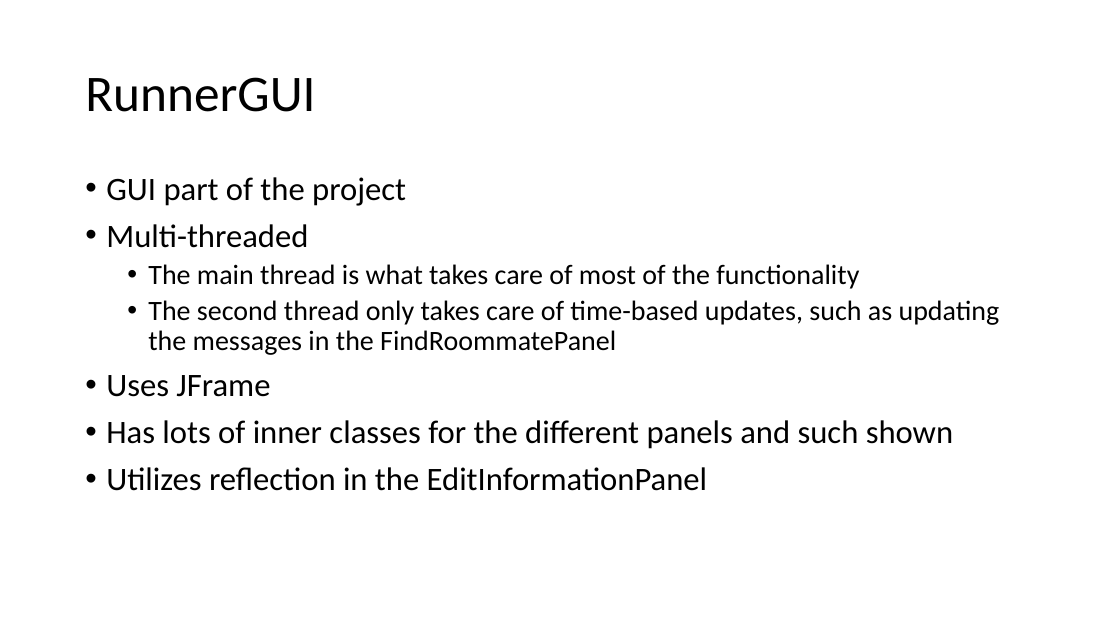
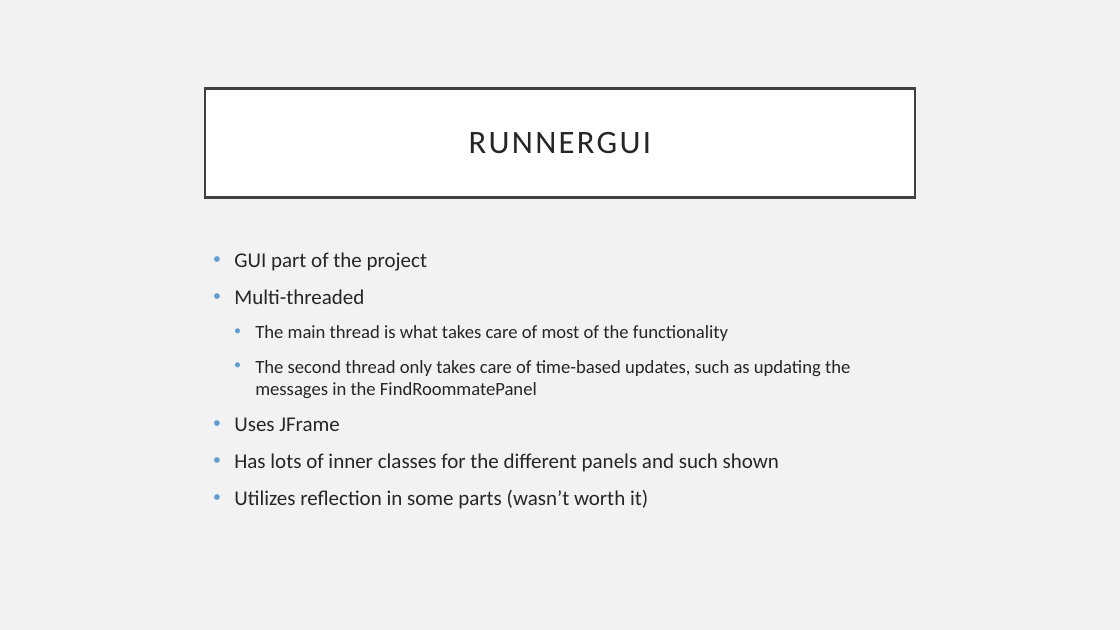
Before and after one commit to Androidrox/CollegeConnect, a slide deck: slide 6 of Presentation for Monday - CollegeConnect.pptx (slide 3 before the commit). Drawn at 1120x630 pixels with LibreOffice and Linux fonts; fonts in the diff are those of the drawing. Boxes give left, top, right and bottom in pixels: in the first picture for what was removed or moved away, otherwise in the second. Text is boxed around its words. In the diff, an @@ line names an element or a change of style, - is before the commit and + after.

```diff
--- a/Presentation for Monday - CollegeConnect.pptx
+++ b/Presentation for Monday - CollegeConnect.pptx
@@ background #FFFFFF to #F2F2F2 @@
@@ title "RUNNERGUI": place and size @@
-title "RUNNERGUI" at box(85, 77, 315, 112)
+title "RUNNERGUI" at box(205, 88, 915, 197)
@@ title "RUNNERGUI" at box(205, 88, 915, 197): fill none to #FFFFFF; outline none to #404040 2.5 pt @@
@@ title at box(469, 132, 651, 154): text changed; size 44 to 28 pt; text colour #000000 to #262626 @@
-RunnerGUI
+RUNNERGUI
@@ text "GUI part of the project": place and size @@
-text "GUI part of the project" at box(106, 177, 1000, 491)
+text "GUI part of the project" at box(234, 252, 850, 509)
@@ text at box(234, 252, 850, 472): size 28 to 18 pt in "GUI part of the project", "Multi-threaded", "Uses JFrame", "Has lots of inner classes for the ..."; text colour #000000 to #262626 in "GUI part of the project", "Multi-threaded", "The main thread is what takes care ...", "The second thread only takes care of ..." and 2 more places; size 24 to 16 pt in "The main thread is what takes care ...", "The second thread only takes care of ..."; line spacing 0.9 to 1; indent changed; more space between paragraphs @@
@@ text at box(234, 490, 648, 509): text changed; size 28 to 18 pt; text colour #000000 to #262626 @@
-• Utilizes reflection in the EditInformationPanel
+• Utilizes reflection in some parts (wasn’t worth it)
```
Also in this commit, not shown: 2 other slides changed, 6 slides added, 4 slides removed.
